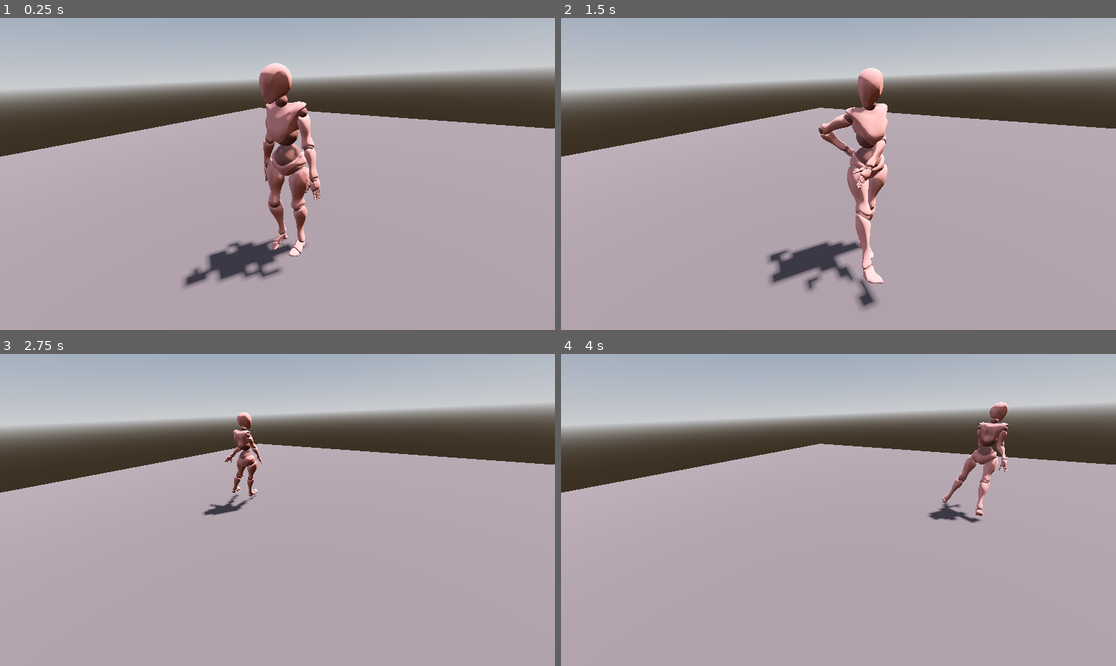
Above: before the commit, frames 1-4 (two rows, left to right).
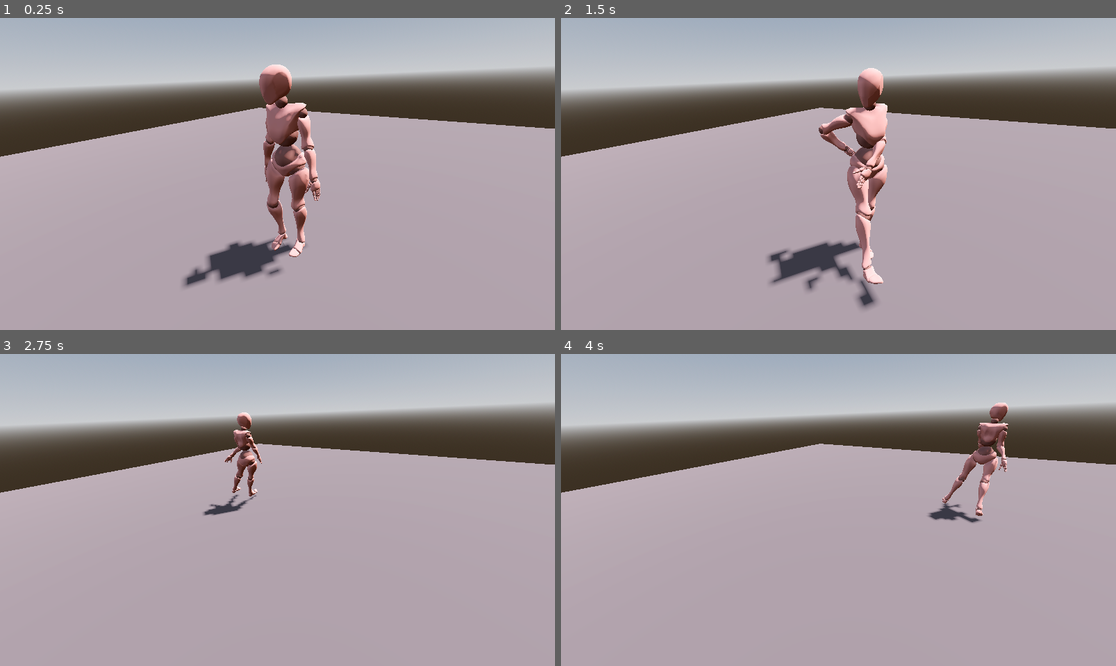
Above: after the commit, the same moments.

Repository: gamecolab-personal-projects/godot-testings
Game: Godot game, scene res://scenes/ik_test.tscn
Same seed, same stepped clock (60 frames per second), same inputs: the game is played once before the commit and once after it.
Inputs (mouse positions are in pixels of both pictures, inside the frame that each line leads up to):
- Up to frame 1 (0.25 s): no input
- Up to frame 2 (1.5 s): tap Enter at 0.5 s; move the mouse to (960, 158) at 0.52 s; hold D 0.53-1.28 s; tap Shift at 0.6, 1.35 s; click (960, 158) at 0.67 s; move the mouse to (727, 189) at 1.27 s; hold S from 1.28 s (still down)
- Up to frame 3 (2.75 s): move the mouse to (333, 441) at 2.02 s; release S at 2.03 s; hold D from 2.03 s (still down); tap Shift at 2.1 s
- Up to frame 4 (4 s): move the mouse to (810, 572) at 2.77 s; release D at 2.78 s; hold W 2.78-3.53 s; tap Shift at 2.85, 3.6 s; click (810, 572) at 2.92 s; move the mouse to (1005, 556) at 3.52 s; hold A from 3.53 s (still down)

The runs differ from the first frame. In frame 1, 0.7% of the frame differs, in the area x 40-58%, y 14-84%; in frame 2, 0.1%; in frame 3, less than 0.1%; in frame 4, less than 0.1%.

Commit message:
Guide updated + exported properties

Diff:
--- a/scenes/x_bot.gd
+++ b/scenes/x_bot.gd
@@ -32,12 +32,29 @@
 @onready var pose_p_l_hand = $Pose_Punch/LeftHand
 @onready var pose_p_l_elbow = $Pose_Punch/LeftElbow
 
-# Configuración y Estado
-var speed = 4.0
+# --- CONFIGURACIÓN DESDE EL INSPECTOR ---
+@export_group("Locomoción")
+@export var velocidad_movimiento: float = 4.0
+@export var amplitud_zancada: float = 1.05
+@export var umbral_paso: float = 0.65
+
+@export_group("Personalidad Idle")
+@export var amplitud_respiracion: float = 0.015
+@export var velocidad_respiracion: float = 1.5
+
+@export_group("Física y Balanceo")
+@export var intensidad_rebote: float = 0.06
+@export var inclinacion_torso_deg: float = 12.0
+@export var balanceo_cadera_deg: float = 3.0
+@export var amplitud_braceo: float = 0.25
+
+# --- ESTADO INTERNO ---
 var lanzando = false
 var bloqueando = false
 var pie_dando_paso = false
 var walk_time = 0.0
+var idle_time = 0.0
+var current_move_dir = Vector3.ZERO
 var rotacion_original_torso: Vector3
 var posicion_original_skel: Vector3
 
@@ -67,15 +84,16 @@
 	if Input.is_key_pressed(KEY_A): move_dir.x += 1
 	if Input.is_key_pressed(KEY_D): move_dir.x -= 1
 
+	current_move_dir = move_dir
 	if move_dir != Vector3.ZERO:
 		move_dir = move_dir.normalized()
 		var direction = (transform.basis * Vector3(move_dir.x, 0, move_dir.z)).normalized()
-		global_position += direction * speed * delta
+		global_position += direction * velocidad_movimiento * delta
 		var target_rotation = atan2(direction.x, direction.z)
 		rotation.y = lerp_angle(rotation.y, target_rotation, 10.0 * delta)
 
 		# Avanzar el ciclo de caminata
-		walk_time += delta * speed * 3.0
+		walk_time += delta * velocidad_movimiento * 3.0
 	else:
 		# Frenado MUCHO más rápido del ciclo de braceo
 		walk_time = lerp(walk_time, 0.0, 12.0 * delta)
@@ -83,19 +101,21 @@
 	# Inclinación dinámica de compensación
 	var target_tilt = rotacion_original_torso.x
 	var target_sway = 0.0
-	var target_bounce = 0.0
+	var total_y_offset = 0.0
 
 	if move_dir != Vector3.ZERO and not bloqueando:
-		target_tilt -= deg_to_rad(12)
-		# Rebote vertical (2 veces por ciclo de braceo)
-		target_bounce = abs(sin(walk_time)) * 0.06
-		# Balanceo lateral de cadera
-		target_sway = sin(walk_time) * deg_to_rad(3)
+		target_tilt -= deg_to_rad(inclinacion_torso_deg)
+		# Rebote de caminata
+		total_y_offset = -abs(sin(walk_time)) * intensidad_rebote
+		target_sway = sin(walk_time) * deg_to_rad(balanceo_cadera_deg)
+	else:
+		# Respiración (solo si estamos quietos)
+		total_y_offset = sin(Time.get_ticks_msec() * 0.001 * velocidad_respiracion) * amplitud_respiracion * 0.4
 
 	if not bloqueando and not lanzando:
 		skel.rotation.x = lerp_angle(skel.rotation.x, target_tilt, 5.0 * delta)
 		skel.rotation.z = lerp_angle(skel.rotation.z, target_sway, 5.0 * delta)
-		skel.position.y = lerp(skel.position.y, posicion_original_skel.y - target_bounce, 10.0 * delta)
+		skel.position.y = lerp(skel.position.y, posicion_original_skel.y + total_y_offset, 10.0 * delta)
 
 	var d_actual = (transform.basis * Vector3(move_dir.x, 0, move_dir.z)).normalized()
 	intentar_dar_paso(d_actual)
@@ -120,9 +140,15 @@
 		t_pos_izq = pose_g_l_hand.global_position
 		t_pol_izq = pose_g_l_elbow.global_position
 
-		# APLICAR BRACEO PROCEDIMENTAL (Manos y Codos para evitar giros bruscos)
+		# APLICAR RESPIRACIÓN A LAS MANOS (Solo si estamos casi parados)
+		if current_move_dir.length() < 0.1:
+			var breath_hands = sin(Time.get_ticks_msec() * 0.001 * velocidad_respiracion) * amplitud_respiracion
+			t_pos_der.y += breath_hands
+			t_pos_izq.y += breath_hands
+
+		# APLICAR BRACEO PROCEDIMENTAL (Manos y Codos)
 		var v_fwd = (h_forward.global_position - h_back.global_position).normalized()
-		var swing = sin(walk_time) * 0.25 # Amplitud del braceo
+		var swing = sin(walk_time) * amplitud_braceo
 
 		t_pos_der += v_fwd * swing
 		t_pol_der += v_fwd * (swing * 0.8) - v_fwd * 0.1 + Vector3(0, -0.15, 0)
@@ -148,8 +174,8 @@
 	var centro_base = global_position - (dir * 0.1)
 	centro_base.y = 0
 
-	# Zancada equilibrada (1.05m) para compensar los 0.8m que recorre el cuerpo en el aire
-	var offset_paso = dir * 1.05
+	# Zancada equilibrada para compensar el avance
+	var offset_paso = dir * amplitud_zancada
 
 	var ideal_der = centro_base + (transform.basis * Vector3(-0.18, 0, 0)) + offset_paso
 	var ideal_izq = centro_base + (transform.basis * Vector3(0.18, 0, 0)) + offset_paso
@@ -157,8 +183,8 @@
 	var d_der = t_pierna_der.global_position.distance_to(ideal_der)
 	var d_izq = t_pierna_izq.global_position.distance_to(ideal_izq)
 
-	# Umbral dinámico: si nos movemos aguantamos más (0.65), si paramos recogemos pies (0.15)
-	var umbral = 0.65 if dir.length() > 0.1 else 0.15
+	# Umbral dinámico: si nos movemos usamos umbral_paso, si paramos usamos 0.15
+	var umbral = umbral_paso if dir.length() > 0.1 else 0.15
 
 	if d_der > umbral and d_der >= d_izq:
 		animar_paso(t_pierna_der, ideal_der)
Not shown, changed: docs/procedural_animation_vision.md
